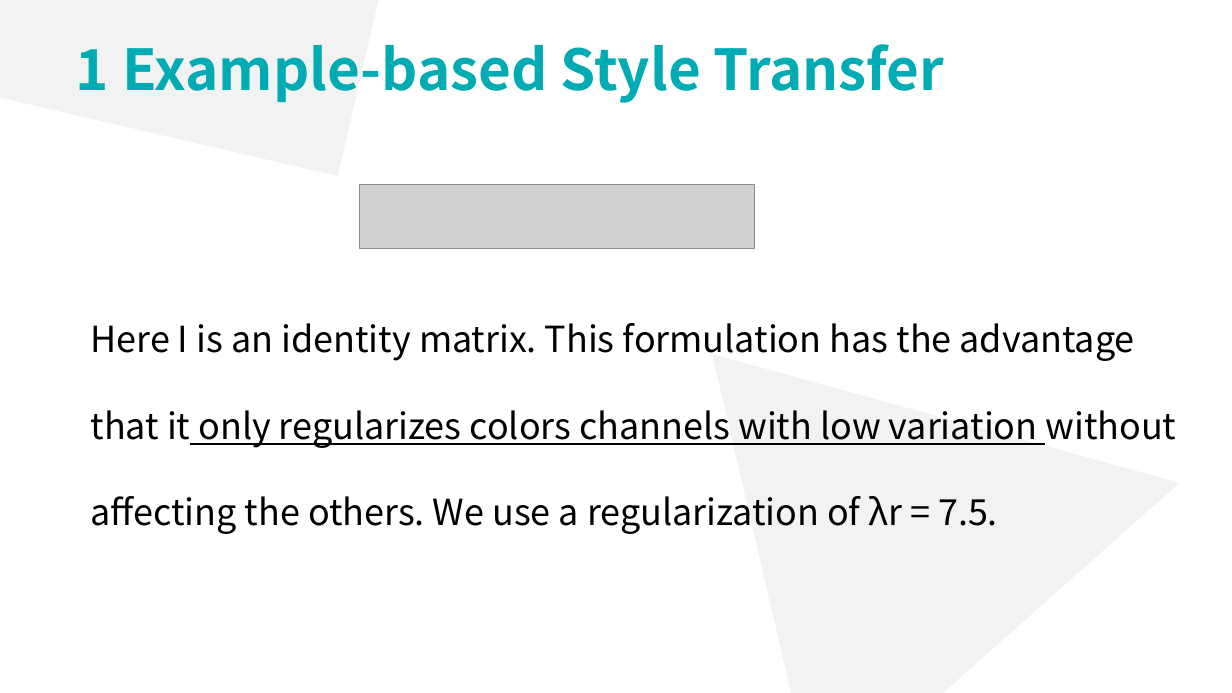
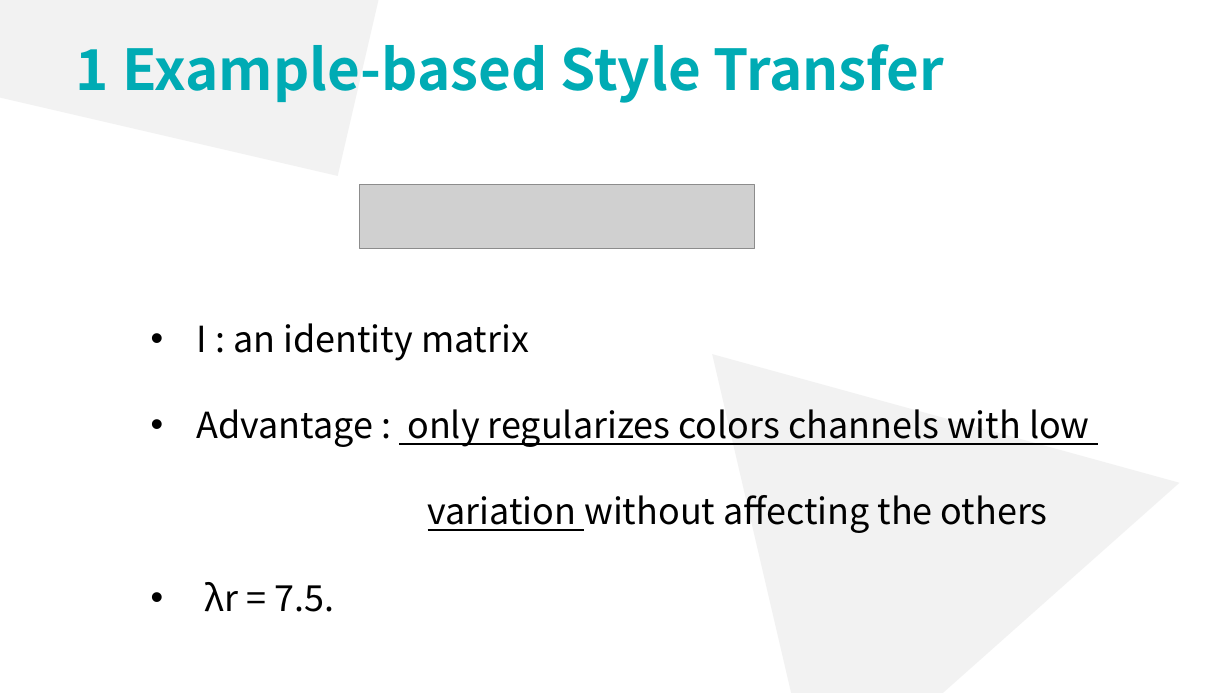
Before and after one commit to lsyoath/sheepy, a slide deck: slide 25 of ComputerVision.pptx (slide 26 before the commit). Drawn at 1232x693 pixels with LibreOffice and Linux fonts; fonts in the diff are those of the drawing; grey boxes stand for pictures. Boxes give left, top, right and bottom in pixels: in the first picture for what was removed or moved away, otherwise in the second. Text is boxed around its words. In the diff, an @@ line names an element or a change of style, - is before the commit and + after.

```diff
--- a/ComputerVision.pptx
+++ b/ComputerVision.pptx
@@ text at (197, 323, 1090, 612): text changed @@
-Here I is an identity matrix. This formulation has the advantage that it only regularizes colors channels with low variation without affecting the others. We use a regularization of λr = 7.5.
+• I : an identity matrix
+• Advantage : only regularizes colors channels with low
+variation without affecting the others
+• λr = 7.5.
```
Also in this commit, not shown: 5 other slides changed, 9 slides added, 1 slide removed, 1 other file.
